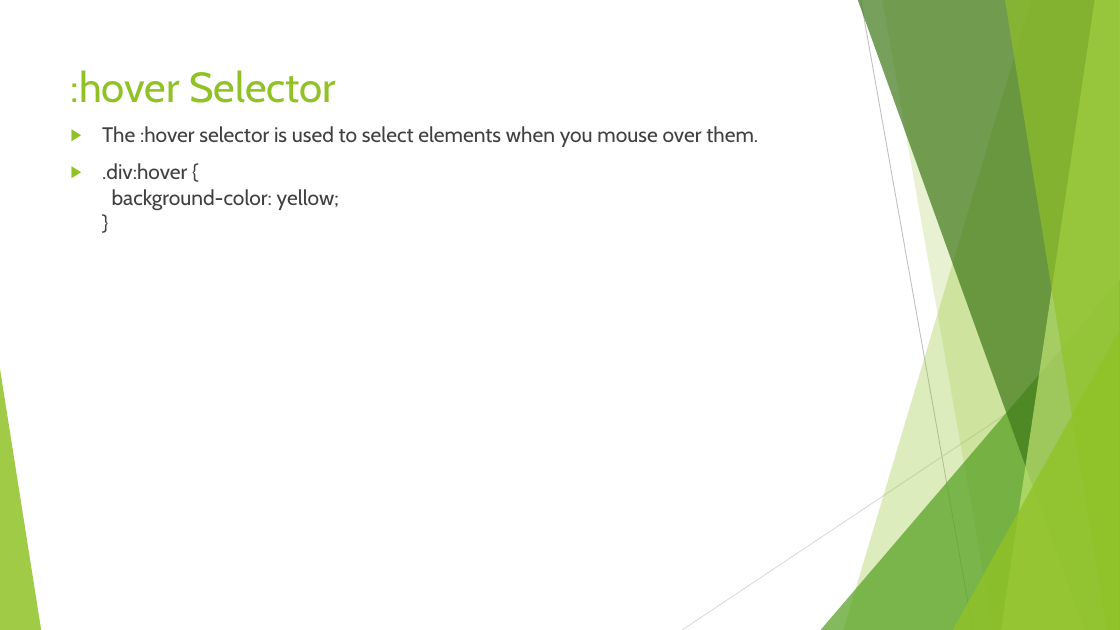
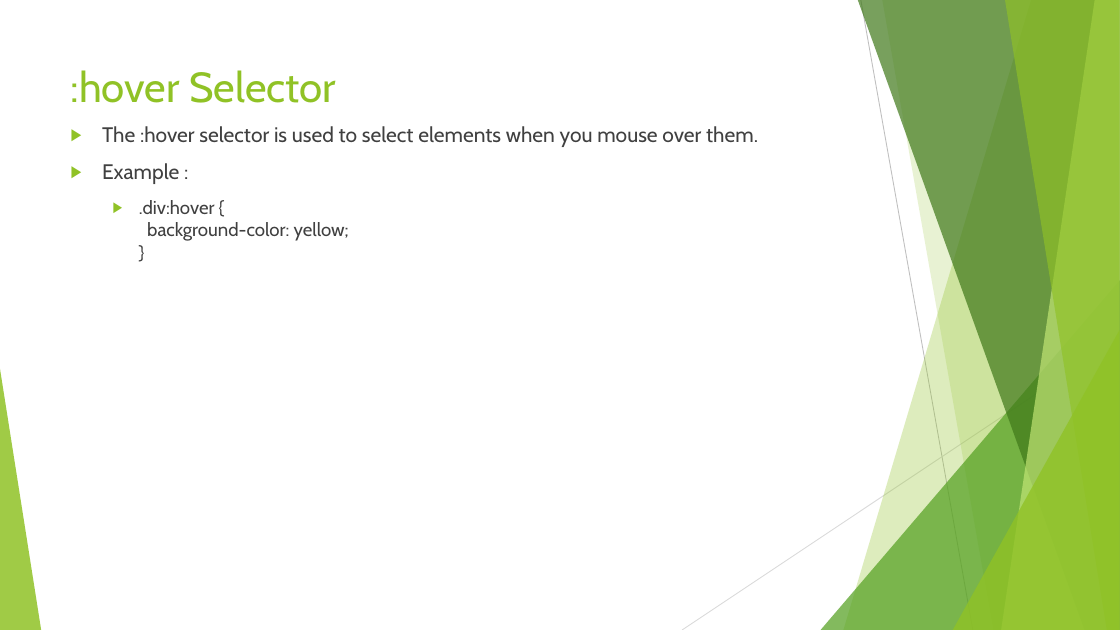
Before and after one commit to Amritpal2001/Day2_CSS, a slide deck: slide 16 of css.pptx (slide 13 before the commit). Drawn at 1120x630 pixels with LibreOffice and Linux fonts; fonts in the diff are those of the drawing. Boxes give left, top, right and bottom in pixels: in the first picture for what was removed or moved away, otherwise in the second. Text is boxed around its words. In the diff, an @@ line names an element or a change of style, - is before the commit and + after.

```diff
--- a/css.pptx
+++ b/css.pptx
@@ text at <box>102,163,179,184</box>: paragraph added @@
+▶ Example :
@@ text at <box>139,200,349,241</box>: size 18 to 16 pt in ".div:hover { background-color: yellow; }"; list level 1 to 2 in ".div:hover { background-color: yellow; }" @@
```
Also in this commit, not shown: 3 other slides changed, 3 slides added, 3 other files.
